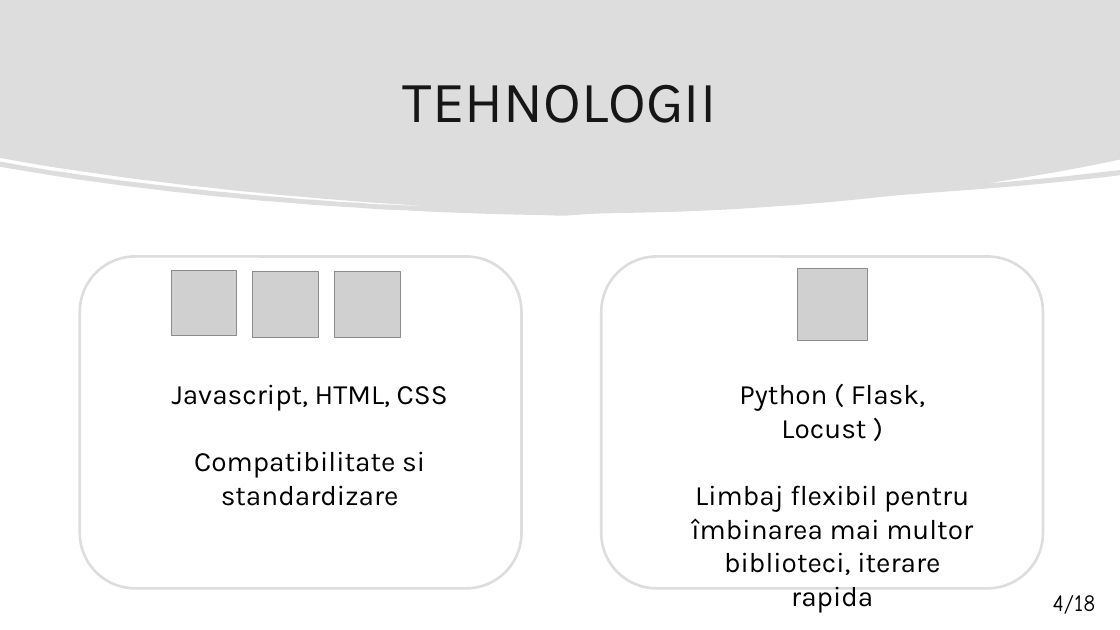
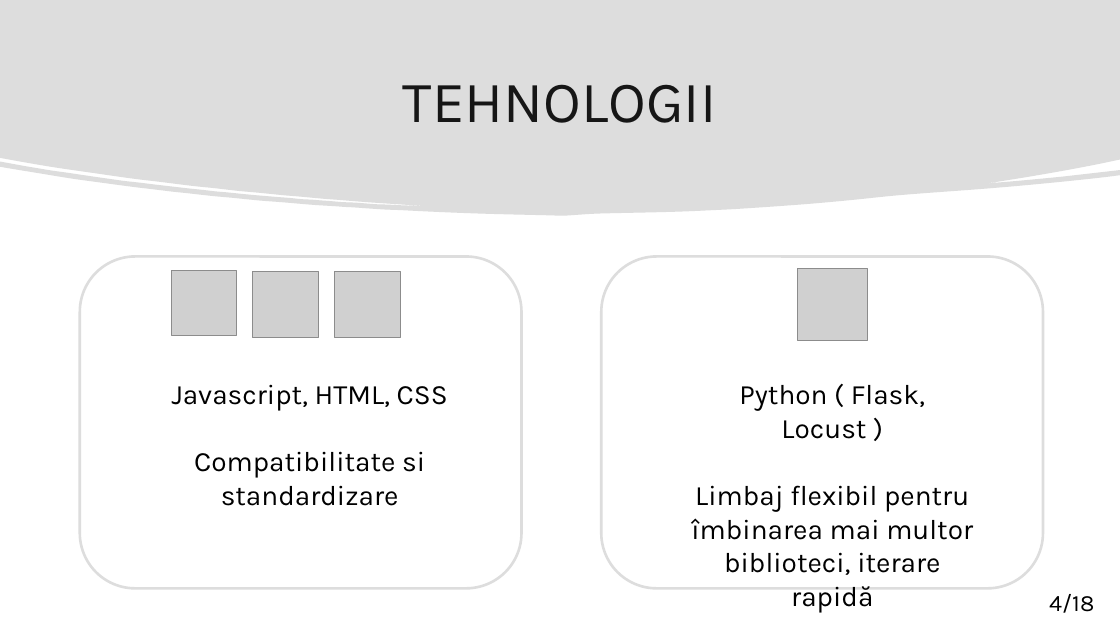
Before and after one commit to matei-rares-a/acas, a slide deck: slide 4 of docs/prezentare/current_draft/disertatie_matei_rares_prezentare_main.pptx. Drawn at 1120x630 pixels with LibreOffice and Linux fonts; fonts in the diff are those of the drawing; grey boxes stand for pictures. Boxes give left, top, right and bottom in pixels: in the first picture for what was removed or moved away, otherwise in the second. Text is boxed around its words. In the diff, an @@ line names an element or a change of style, - is before the commit and + after.

```diff
--- a/docs/prezentare/current_draft/disertatie_matei_rares_prezentare_main.pptx
+++ b/docs/prezentare/current_draft/disertatie_matei_rares_prezentare_main.pptx
@@ text at bbox=[691, 485, 973, 613]: text changed @@
-Limbaj flexibil pentru îmbinarea mai multor biblioteci, iterare rapida
+Limbaj flexibil pentru îmbinarea mai multor biblioteci, iterare rapidă
@@ text "4/18" at bbox=[1049, 594, 1094, 613]: font Comic Neue to Karla @@
```
Also in this commit, not shown: 14 other slides changed, 4 slides added, 4 slides removed, 9 other files.
